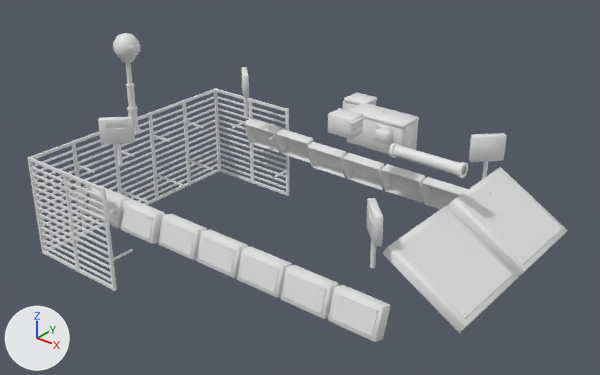
The glTF model art/parts/kit/ifv_namer.glb: old version first, new version second.
Before and after are seen from a 50 mm camera at (6.8, -8.89, 8.0) aimed at (-0.25, -0.06, 2.53). Every picture has the same lights, and +X, +Y and +Z are marked at lower left. The picture after the commit comes second. Vertices at exactly the same position are counted once.

In view in the first picture: 'kit_armour_1_hull_hull', 'kit_armour_2_hull_hull', 'kit_armour_3_hull_hull', 'kit_firepower_1_turret_metal', 'kit_firepower_2_turret_metal', 'kit_firepower_3_turret_metal', 'kit_sensors_1_hull_hull', 'kit_sensors_2_hull_hull', 'kit_sensors_3_hull_hull'.
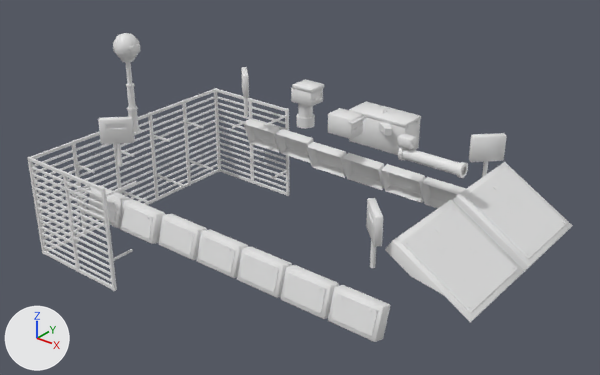
Pixel boxes [x1, y1, x2, y2] of what changed, in the pictures (600 x 375 px; the box of a moved part takes in the faces that stretch with it):
```json
{"object": "kit_armour_1_hull_hull", "change": "reshaped", "before": [383, 167, 568, 333], "after": [385, 162, 573, 323]}
{"object": "kit_firepower_2_turret_metal", "change": "reshaped", "before": [374, 128, 468, 178], "after": [398, 133, 468, 178], "on screen": "25% narrower, 10% shorter"}
{"object": "kit_sensors_1_hull_hull", "change": "moved", "before": [343, 92, 377, 110], "after": [291, 79, 324, 129]}
{"part": 1, "of": "me_kit_armour_1_hull_hull", "change": "moved or reshaped", "before": [460, 172, 562, 264], "after": [464, 167, 567, 259]}
{"part": 2, "of": "me_kit_armour_1_hull_hull", "change": "moved or reshaped", "before": [396, 211, 512, 319], "after": [401, 205, 518, 313]}
{"part": 3, "of": "me_kit_armour_1_hull_hull", "change": "rebuilt", "before": [447, 167, 568, 277], "after": [452, 162, 573, 276]}
{"part": 4, "of": "me_kit_armour_1_hull_hull", "change": "rebuilt", "before": [383, 206, 518, 333], "after": [385, 200, 524, 323]}
{"part": 5, "of": "me_kit_firepower_2_turret_metal", "change": "moved or reshaped", "before": [375, 128, 393, 143], "after": [398, 133, 417, 149]}
{"part": 6, "of": "me_kit_firepower_2_turret_metal", "change": "moved or reshaped", "before": [388, 133, 393, 141], "after": [412, 140, 417, 147]}
{"part": 7, "of": "me_kit_firepower_2_turret_metal", "change": "moved or reshaped", "before": [389, 143, 420, 160], "after": [398, 147, 420, 161]}
```

Edits to the scene script, one JSON object a line:
```json
{"block": "me_kit_armour_1_hull_hull", "where": "# used by ob_kit_armour_1_hull_hull; location = (0.0, 0.0, 0.0)"}
{"op": "remove", "block": "me_kit_armour_1_hull_hull", "code": "me_kit_armour_1_hull_hull.from_pydata(...)  # 176 vertices, 248 faces; spans x 2.14..3.33, y -1.48..1.48, z 2.24..3.03"}
{"op": "add", "block": "me_kit_armour_1_hull_hull", "code": "me_kit_armour_1_hull_hull.from_pydata(...)  # 200 vertices, 308 faces; spans x 2.16..3.39, y -1.48..1.48, z 2.28..3.13"}
{"block": "me_kit_armour_1_hull_hull", "change": "me_kit_armour_1_hull_hull part 1: the loose piece of 8 vertices spanning x 2.29..3.27, y 0.16..1.4, z 2.41..3.01 is moved by (0.06, 0.0, 0.1)"}
{"block": "me_kit_armour_1_hull_hull", "change": "me_kit_armour_1_hull_hull part 2: the loose piece of 8 vertices spanning x 2.28..3.27, y -1.4..-0.16, z 2.41..3.0 is moved by (0.06, 0.0, 0.11)"}
{"block": "me_kit_armour_1_hull_hull", "change": "me_kit_armour_1_hull_hull part 3: the loose piece of 20 vertices spanning x 2.15..3.33, y 0.08..1.48, z 2.25..3.03 is rebuilt with 32 vertices and now spans x 2.16..3.38, y 0.08..1.48, z 2.28..3.13"}
{"block": "me_kit_armour_1_hull_hull", "change": "me_kit_armour_1_hull_hull part 4: the loose piece of 20 vertices spanning x 2.14..3.33, y -1.48..-0.08, z 2.24..3.03 is rebuilt with 32 vertices and now spans x 2.18..3.39, y -1.48..-0.08, z 2.31..3.13"}
{"block": "me_kit_armour_1_hull_hull", "change": "other edits to the shape of me_kit_armour_1_hull_hull do not show in these pictures"}
{"block": "me_kit_firepower_2_turret_metal", "where": "# used by ob_kit_firepower_2_turret_metal; location = (0.0, 0.0, 0.0)"}
{"op": "remove", "block": "me_kit_firepower_2_turret_metal", "code": "me_kit_firepower_2_turret_metal.from_pydata(...)  # 120 vertices, 206 faces; spans x 1.022..2.388, y -0.106..0.106, z 3.443..3.789"}
{"op": "add", "block": "me_kit_firepower_2_turret_metal", "code": "me_kit_firepower_2_turret_metal.from_pydata(...)  # 120 vertices, 206 faces; spans x 1.396..2.388, y -0.106..0.106, z 3.443..3.799"}
{"block": "me_kit_firepower_2_turret_metal", "change": "me_kit_firepower_2_turret_metal part 5: the loose piece of 24 vertices spanning x 1.05..1.25, y -0.08..0.08, z 3.649..3.789 is moved by (0.374, 0.0, 0.01)"}
{"block": "me_kit_firepower_2_turret_metal", "change": "me_kit_firepower_2_turret_metal part 6: the loose piece of 20 vertices spanning x 1.25..1.262, y -0.05..0.05, z 3.679..3.759 is moved by (0.374, 0.0, 0.01)"}
{"block": "me_kit_firepower_2_turret_metal", "change": "me_kit_firepower_2_turret_metal part 7: all 32 vertices in x 1.303..1.353, y -0.106..0.106, z 3.443..3.655 are moved by (0.147, 0.0, 0.0)"}
{"block": "me_kit_firepower_2_turret_metal", "change": "other edits to the shape of me_kit_firepower_2_turret_metal do not show in these pictures"}
{"block": "me_kit_sensors_1_hull_hull", "where": "# used by ob_kit_sensors_1_hull_hull; location = (0.0, 0.0, 0.0)"}
{"op": "remove", "block": "me_kit_sensors_1_hull_hull", "code": "me_kit_sensors_1_hull_hull.from_pydata(...)  # 152 vertices, 242 faces; spans x -0.132..0.3, y 0.78..1.12, z 3.056..3.76"}
{"op": "add", "block": "me_kit_sensors_1_hull_hull", "code": "me_kit_sensors_1_hull_hull.from_pydata(...)  # 152 vertices, 242 faces; spans x -1.132..-0.7, y 0.78..1.12, z 3.056..3.76"}
{"block": "me_kit_sensors_1_hull_hull", "change": "me_kit_sensors_1_hull_hull part 8: the whole mesh is moved by (-1.0, 0.0, 0.0)"}
```
